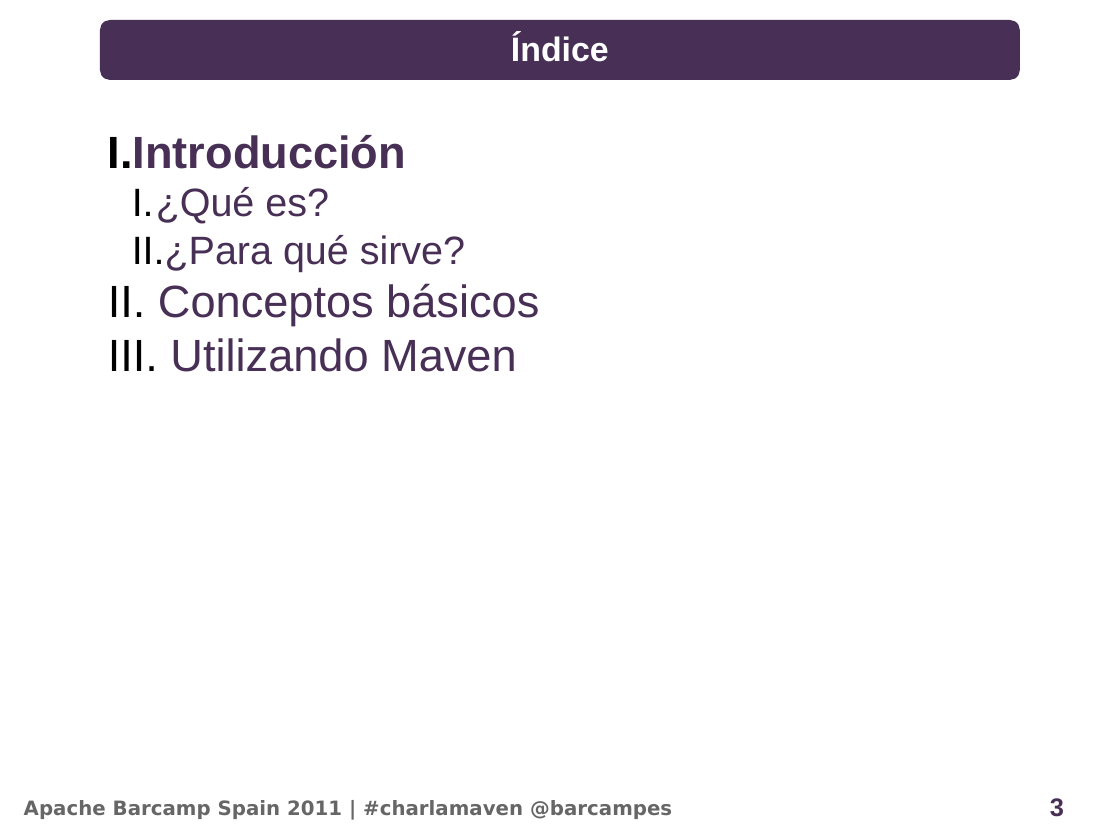
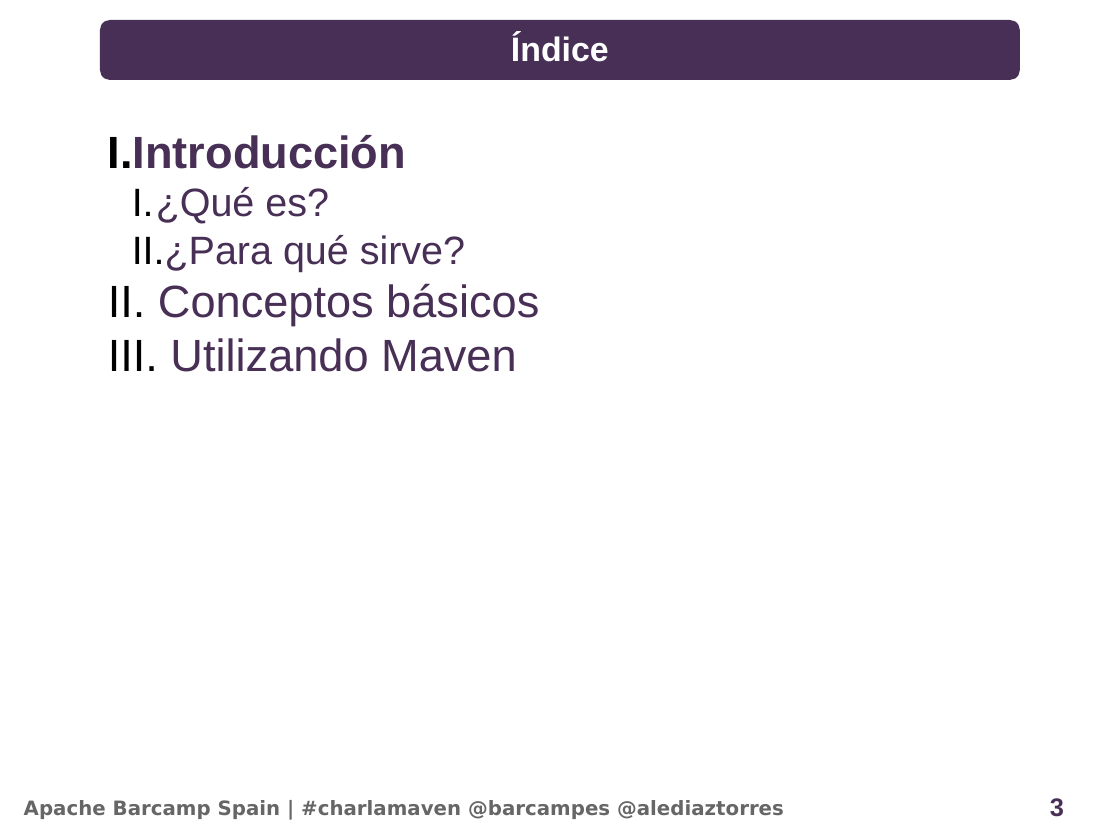
Before and after one commit to alediator/barcamp-maven, a slide deck: slide 3 of doc/slideshare_introduccion.odp. Drawn at 1120x840 pixels with LibreOffice and Linux fonts; fonts in the diff are those of the drawing; background and template pictures are left out. Boxes give left, top, right and bottom in pixels: in the first picture for what was removed or moved away, otherwise in the second. Text is boxed around its words. In the diff, an @@ line names an element or a change of style, - is before the commit and + after.

```diff
--- a/doc/slideshare_introduccion.odp
+++ b/doc/slideshare_introduccion.odp
@@ text at [24,800,784,819]: text changed @@
-Apache Barcamp Spain 2011 | #charlamaven @barcampes
+Apache Barcamp Spain | #charlamaven @barcampes @alediaztorres
```
Also in this commit, not shown: 25 other slides changed.
